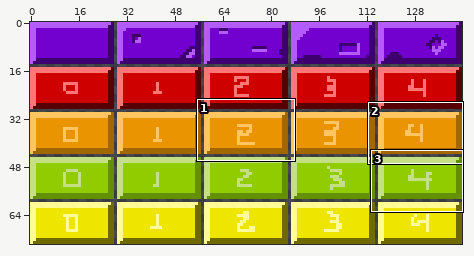
Two states of a sprite sheet, rsc/Blocks_atlas.png. The picture above shows the old version from afar; the outline marks the close-up.
Close-up. Before the edit:
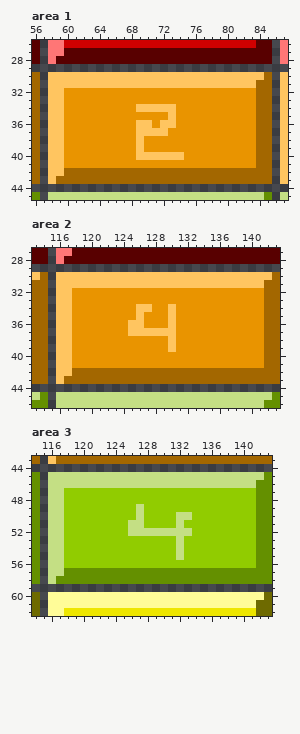
The file is 144x74 pixels. Shown: area 1: x 56..87, y 26..45; area 2: x 113..143, y 27..46; area 3: x 114..143, y 43..62. The commit also changed other parts of the picture, which this record leaves out.
The result:
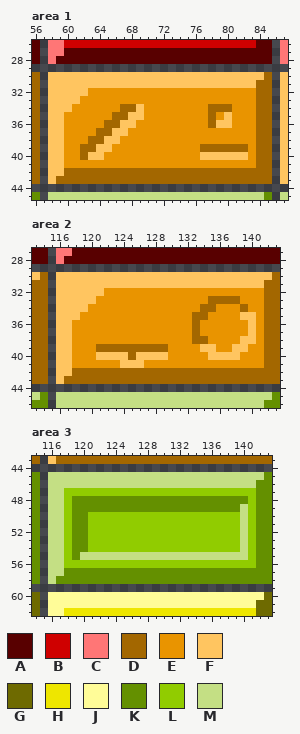
Palette (. is transparent): A #580000  B #cf0000  C #ff7676  D #a36700  E #e99400  F #ffc560  G #6e6a00  H #eee600  J #fffc98  K #649000  L #91cc00  M #c4df84
Edits made:
--- area 1
@@ x 56..87 @@
 31 D.FFFFFFFFFFFFFFFFFFFFFFFFFFDD.F
-32 D.FFEEEEEEEEEEEEEEEEEEEEEEEEDD.F
-33 D.FFEEEEEEEEEEEEEEEEEEEEEEEEDD.F
-34 D.FFEEEEEEEEEFFFFFEEEEEEEEEEDD.F
-35 D.FFEEEEEEEEEEEEEFEEEEEEEEEEDD.F
-36 D.FFEEEEEEEEEFFEFFEEEEEEEEEEDD.F
-37 D.FFEEEEEEEEEFFFFEEEEEEEEEEEDD.F
-38 D.FFEEEEEEEEEFEEEEEEEEEEEEEEDD.F
-39 D.FFEEEEEEEEEFEEEEEEEEEEEEEEDD.F
-40 D.FFEEEEEEEEEFFFFFFEEEEEEEEEDD.F
+32 D.FFFFFEEEEEEEEEEEEEEEEEEEEEDD.F
+33 D.FFFFEEEEEEEEEEEEEEEEEEEEEEDD.F
+34 D.FFFEEEEEEDDFEEEEEEEEDDDEEEDD.F
+35 D.FFEEEEEEDDFFEEEEEEEEDEFEEEDD.F
+36 D.FFEEEEEDDFFEEEEEEEEEDFFEEEDD.F
+37 D.FFEEEEDDFFEEEEEEEEEEEEEEEEDD.F
+38 D.FFEEEDDFFEEEEEEEEEEEEEEEEEDD.F
+39 D.FFEEDDFFEEEEEEEEEEEDDDDDDEDD.F
+40 D.FFEEDFFEEEEEEEEEEEEFFFFFFEDD.F
 41 D.FFEEEEEEEEEEEEEEEEEEEEEEEEDD.F
--- area 2
@@ x 113..143 @@
 31 DD.FFFFFFFFFFFFFFFFFFFFFFFFFFDD
-32 DD.FFEEEEEEEEEEEEEEEEEEEEEEEEDD
-33 DD.FFEEEEEEEEEEEEEEEEEEEEEEEEDD
-34 DD.FFEEEEEEEEFFEEFEEEEEEEEEEEDD
-35 DD.FFEEEEEEEEFEEEFEEEEEEEEEEEDD
-36 DD.FFEEEEEEEFFEEEFEEEEEEEEEEEDD
-37 DD.FFEEEEEEEFFFFFFEEEEEEEEEEEDD
-38 DD.FFEEEEEEEEEEEEFEEEEEEEEEEEDD
-39 DD.FFEEEEEEEEEEEEFEEEEEEEEEEEDD
-40 DD.FFEEEEEEEEEEEEEEEEEEEEEEEEDD
-41 DD.FFEEEEEEEEEEEEEEEEEEEEEEEEDD
+32 DD.FFFFFFEEEEEEEEEEEEEEEEEEEEDD
+33 DD.FFFFFEEEEEEEEEEEEEEDDDDEEEDD
+34 DD.FFFFEEEEEEEEEEEEEEDDEEEDEEDD
+35 DD.FFFEEEEEEEEEEEEEEDDEEEEFFEDD
+36 DD.FFEEEEEEEEEEEEEEEDEEEEEEFEDD
+37 DD.FFEEEEEEEEEEEEEEEDEEEEEEFEDD
+38 DD.FFEEEEEEEEEEEEEEEDDEEEEFFEDD
+39 DD.FFEEEDDDDDDDDDEEEEFFEEFFEEDD
+40 DD.FFEEEFFFFDFFFFEEEEEFFFFEEEDD
+41 DD.FFEEEEEEFFFEEEEEEEEEEEEEEEDD
 42 DD.FFDDDDDDDDDDDDDDDDDDDDDDDDDD
--- area 3
@@ x 114..143 @@
 47 K.MMLLLLLLLLLLLLLLLLLLLLLLLLKK
-48 K.MMLLLLLLLLLLLLLLLLLLLLLLLLKK
-49 K.MMLLLLLLLLLMLLLLLLLLLLLLLLKK
-50 K.MMLLLLLLLLLMLLLLMMLLLLLLLLKK
-51 K.MMLLLLLLLLMMLLLLMLLLLLLLLLKK
-52 K.MMLLLLLLLLMMMMMMMMLLLLLLLLKK
-53 K.MMLLLLLLLLLLLLLLMLLLLLLLLLKK
-54 K.MMLLLLLLLLLLLLLLMLLLLLLLLLKK
-55 K.MMLLLLLLLLLLLLLLMLLLLLLLLLKK
+48 K.MMLKKKKKKKKKKKKKKKKKKKKKKLKK
+49 K.MMLKKKKKKKKKKKKKKKKKKKKKMLKK
+50 K.MMLKKLLLLLLLLLLLLLLLLLLLMLKK
+51 K.MMLKKLLLLLLLLLLLLLLLLLLLMLKK
+52 K.MMLKKLLLLLLLLLLLLLLLLLLLMLKK
+53 K.MMLKKLLLLLLLLLLLLLLLLLLLMLKK
+54 K.MMLKKLLLLLLLLLLLLLLLLLLLMLKK
+55 K.MMLKMMMMMMMMMMMMMMMMMMMMMLKK
 56 K.MMLLLLLLLLLLLLLLLLLLLLLLLLKK
Pixel boxes of the changes (left, top, right, bottom) in both close-ups:
changed: (64, 88, 248, 160)
changed: (72, 288, 256, 368)
changed: (72, 496, 248, 560)
